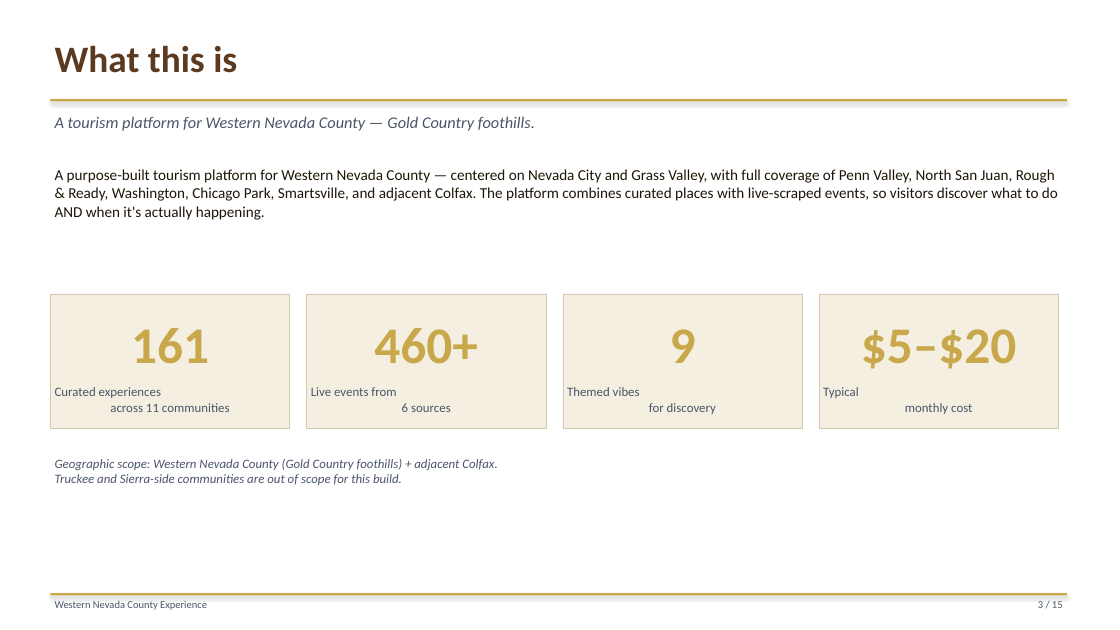
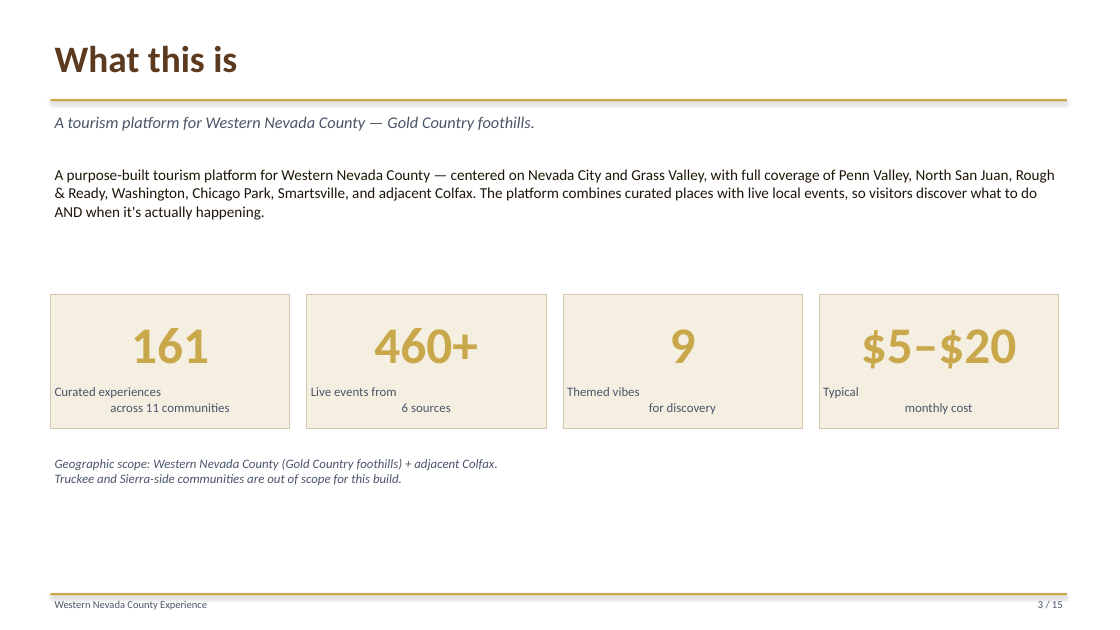
Before and after one commit to liammlrb-eng/nevada-county-experiences, a slide deck: slide 3 of demo_pitch.pptx. Drawn at 1120x630 pixels with LibreOffice and Linux fonts; fonts in the diff are those of the drawing. Boxes give left, top, right and bottom in pixels: in the first picture for what was removed or moved away, otherwise in the second. Text is boxed around its words. In the diff, an @@ line names an element or a change of style, - is before the commit and + after.

```diff
--- a/demo_pitch.pptx
+++ b/demo_pitch.pptx
@@ text at (55,169,1055,220): text changed @@
-A purpose-built tourism platform for Western Nevada County — centered on Nevada City and Grass Valley, with full coverage of Penn Valley, North San Juan, Rough & Ready, Washington, Chicago Park, Smartsville, and adjacent Colfax. The platform combines curated places with live-scraped events, so visitors discover what to do AND when it's actually happening.
+A purpose-built tourism platform for Western Nevada County — centered on Nevada City and Grass Valley, with full coverage of Penn Valley, North San Juan, Rough & Ready, Washington, Chicago Park, Smartsville, and adjacent Colfax. The platform combines curated places with live local events, so visitors discover what to do AND when it's actually happening.
```
Also in this commit, not shown: 8 other slides changed, 3 other files.
